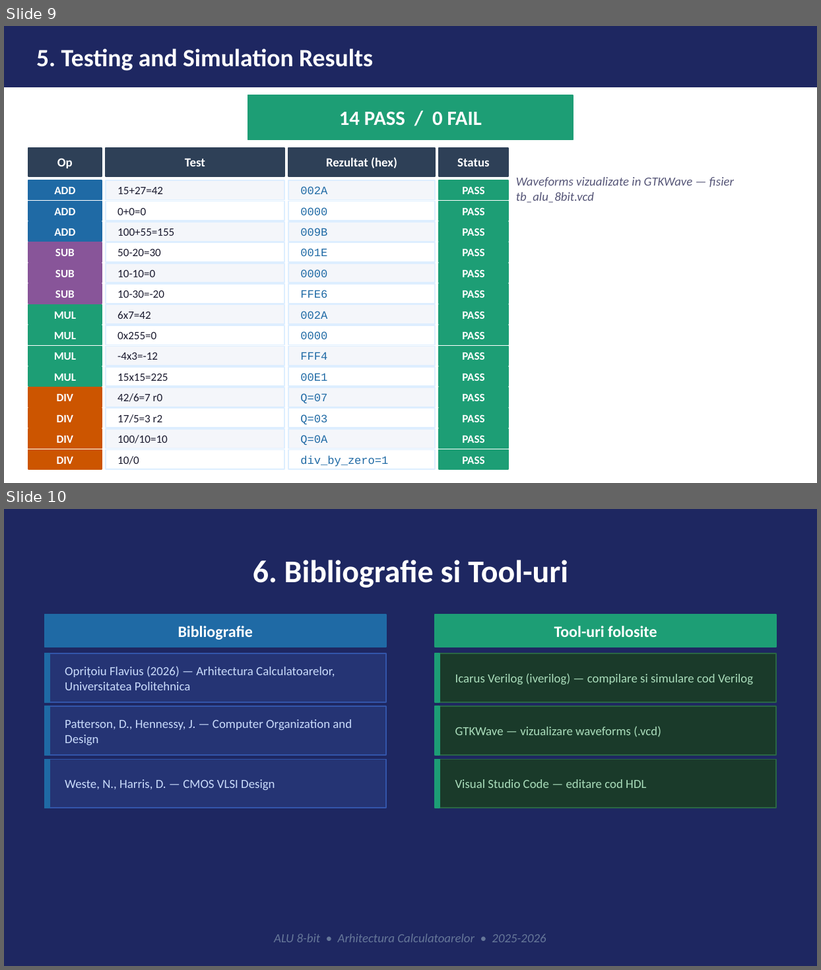
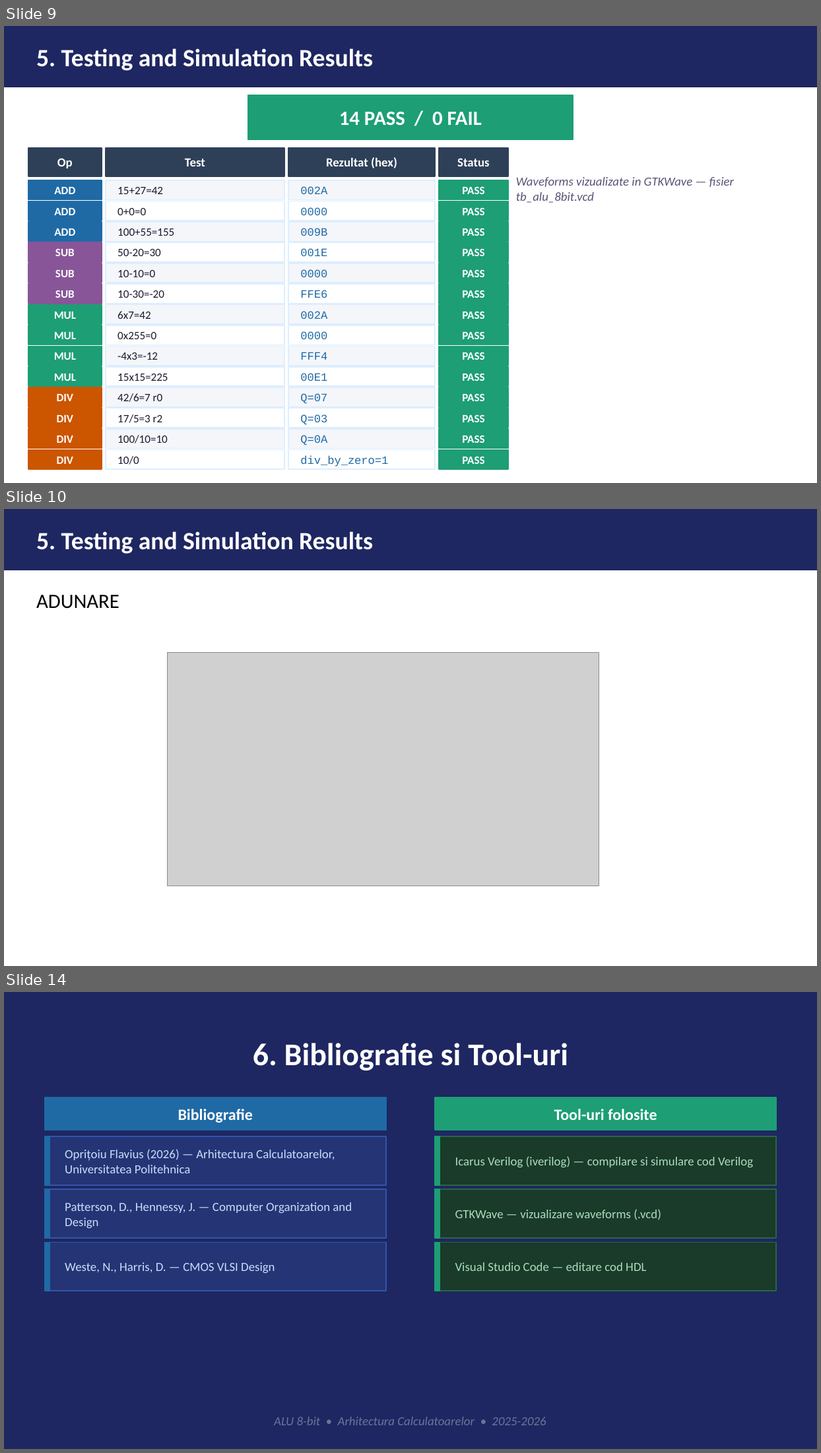
Before and after one commit to Alexandru005/CN, a slide deck: Prezentare.pptx. Shown one above the other, each under a label of ours: slides 9 and 10 before the commit, slides 9, 10 and 14 after it; the slides between them are not shown. The pictures are 821x970 and 821x1453 pixels, drawn with LibreOffice and Linux fonts; fonts in the diff are those of the drawing; grey boxes stand for pictures. Boxes give left, top, right and bottom in pixels: in the first picture for what was removed or moved away, otherwise in the second. Text is boxed around its words. In the diff, an @@ line names an element or a change of style, - is before the commit and + after.

```diff
--- a/Prezentare.pptx
+++ b/Prezentare.pptx
@@ slide 10 added at <box>4,509,817,966</box>, background #FFFFFF @@
@@ rectangle added at <box>4,509,817,570</box>, fill #1E2761, outline #1E2761 1 pt @@
@@ text added at <box>36,531,373,554</box>, 22 pt, text #FFFFFF, bold @@
+5. Testing and Simulation Results
@@ text added at <box>36,595,120,609</box>, 18 pt, text #000000 @@
+ADUNARE
@@ picture added at <box>168,652,599,885</box> @@
@@ what was slide 10 is now slide 14 @@
```
Also in this commit, not shown: 3 other slides added.
